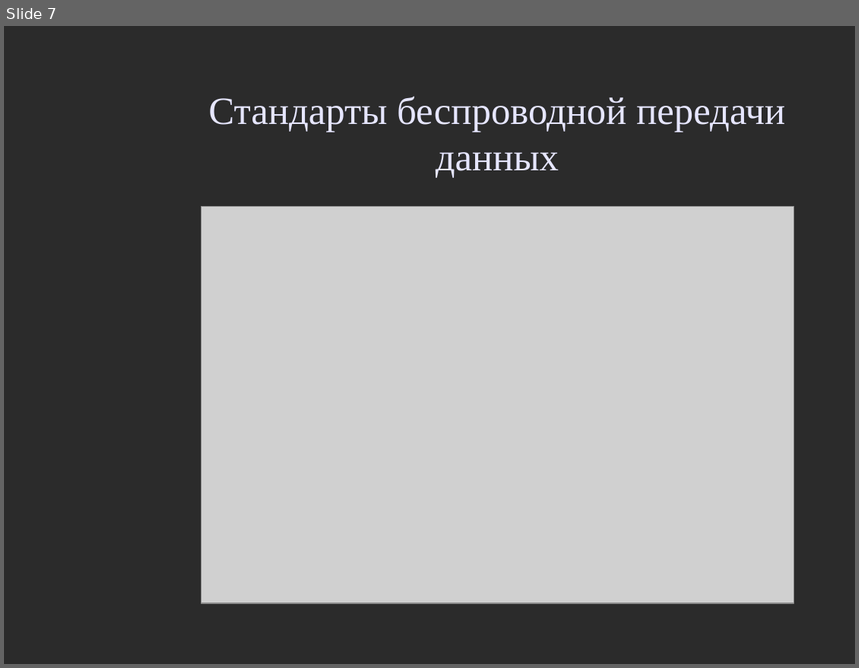
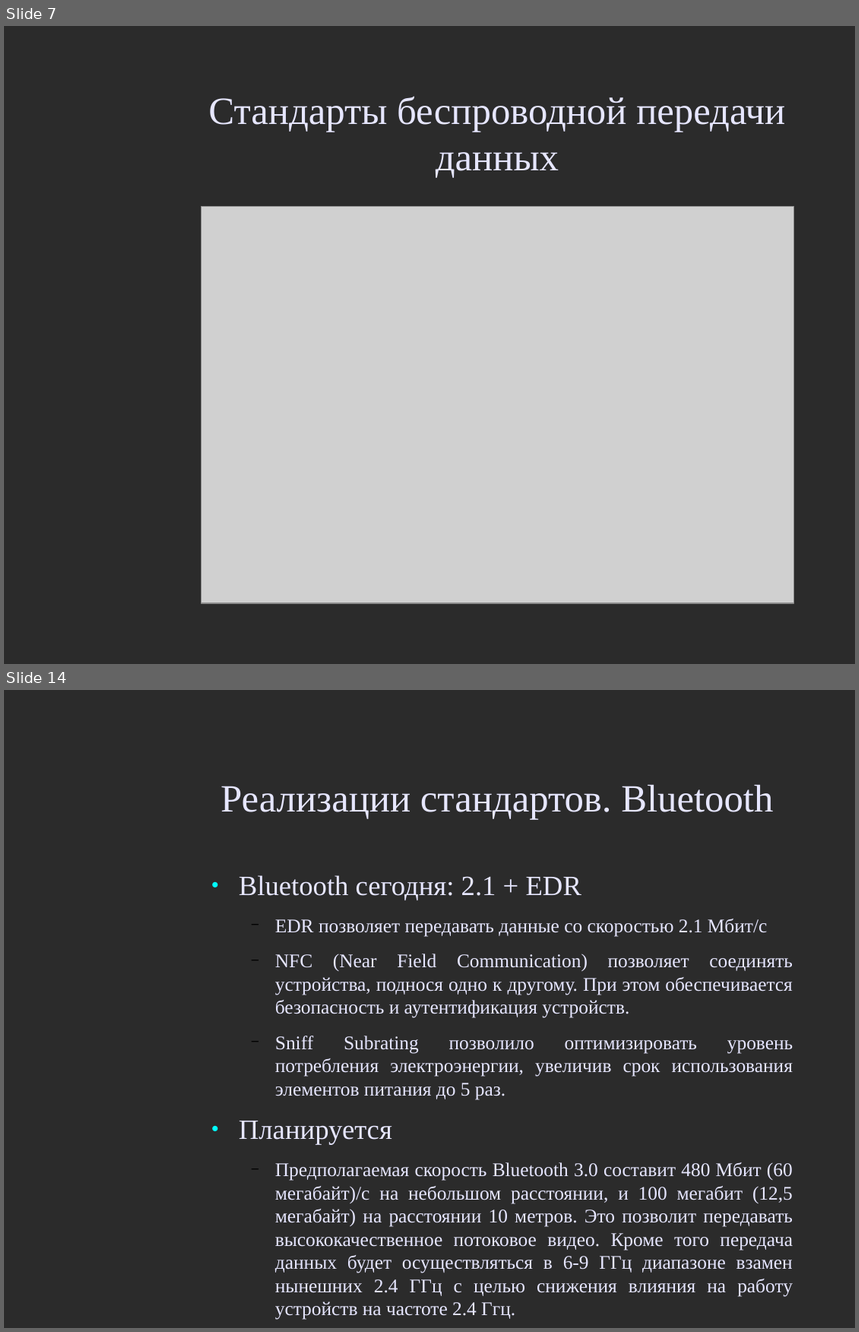
Before and after one commit to aeremenok/a-team-777, a slide deck: 10/smm/doc/eav_wireless.odp. Shown one above the other, each under a label of ours: slide 7 before the commit, slides 7 and 14 after it; the slides between them are not shown. The pictures are 859x668 and 859x1332 pixels, drawn with LibreOffice and Linux fonts; fonts in the diff are those of the drawing; grey boxes stand for pictures; background and template pictures are left out; a plain dark background stands for a picture behind light text. Boxes give left, top, right and bottom in pixels: in the first picture for what was removed or moved away, otherwise in the second. Text is boxed around its words. In the diff, an @@ line names an element or a change of style, - is before the commit and + after.

```diff
--- a/10/smm/doc/eav_wireless.odp
+++ b/10/smm/doc/eav_wireless.odp
@@ slide 14 added at (4, 690, 855, 1328), background picture (left out) @@
@@ title added at (221, 784, 773, 819), 36 pt, text #E6E6FF @@
+Реализации стандартов. Bluetooth
@@ text added at (239, 875, 793, 1320), 18 pt, text #E6E6FF @@
+● Bluetooth сегодня: 2.1 + EDR
+  − EDR позволяет передавать данные со скоростью 2.1 Мбит/с
+  − NFC (Near Field Communication) позволяет соединять устройства, поднося одно к другому. При этом обеспечивается безопасность и аутентификация устройств.
+  − Sniff Subrating позволило оптимизировать уровень потребления электроэнергии, увеличив срок использования элементов питания до 5 раз.
+● Планируется
+  − Предполагаемая скорость Bluetooth 3.0 составит 480 Мбит (60 мегабайт)/с на небольшом расстоянии, и 100 мегабит (12,5 мегабайт) на расстоянии 10 метров. Это позволит передавать высококачественное потоковое видео. Кроме того передача данных будет осуществляться в 6-9 ГГц диапазоне взамен нынешних 2.4 ГГц с целью снижения влияния на работу устройств на частоте 2.4 Ггц.
```
Also in this commit, not shown: 1 slide changed, 37 other slides added, 1 other file.
